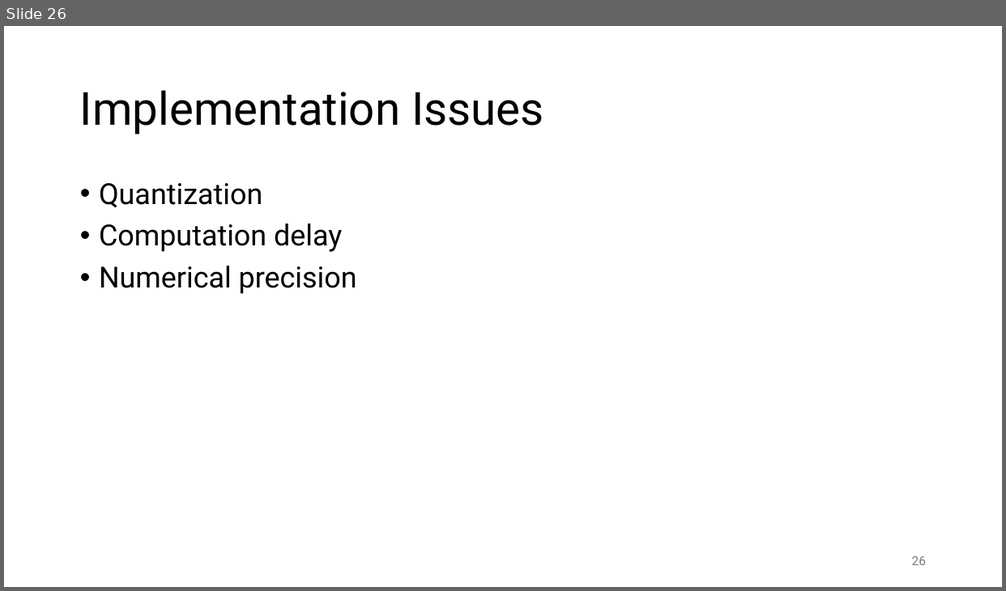
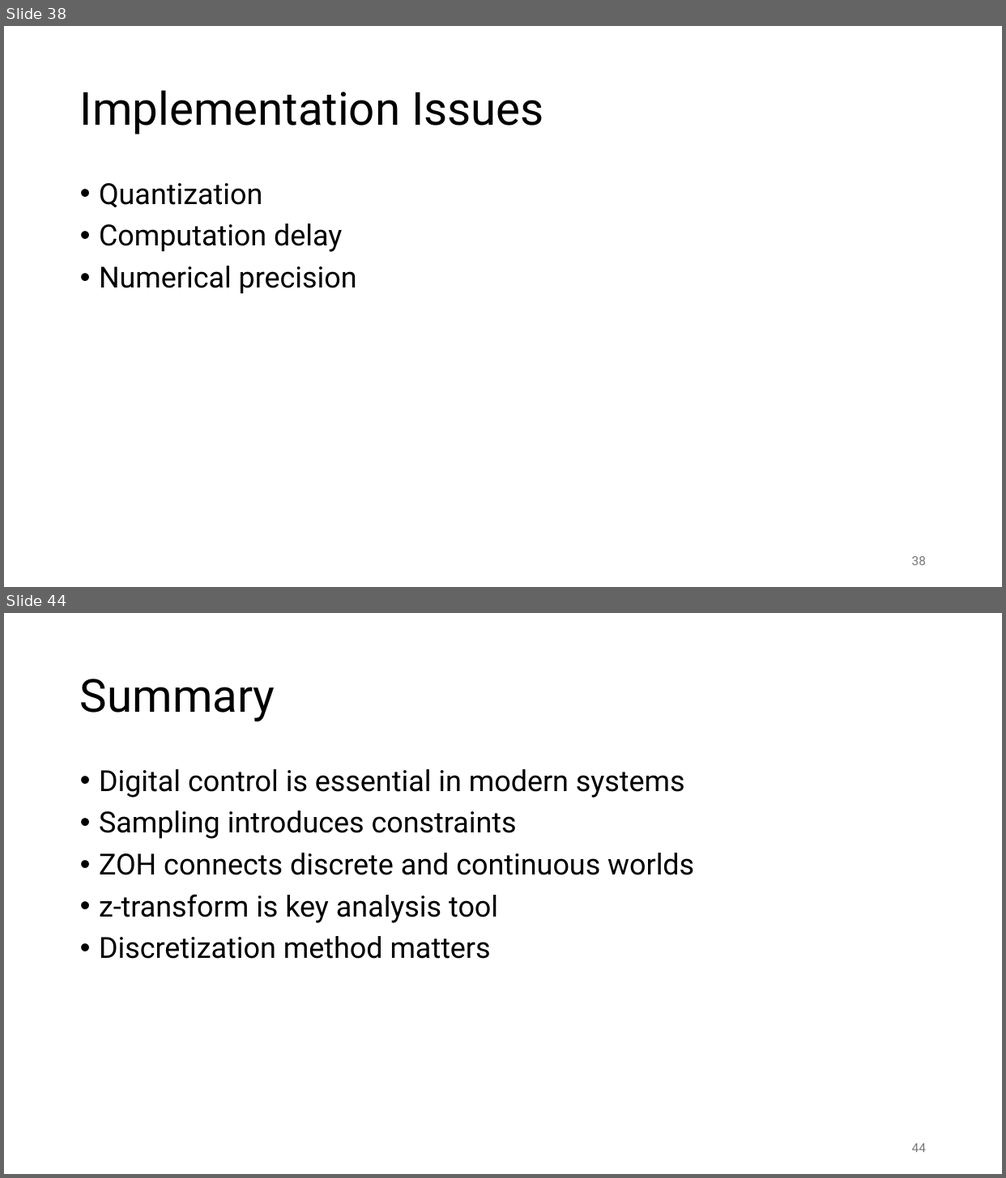
Before and after one commit to FelixWick/control_engineering, a slide deck: slides/6_discrete_controllers.pptx. Shown one above the other, each under a label of ours: slide 26 before the commit, slides 38 and 44 after it; the slides between them are not shown. The pictures are 1006x591 and 1006x1178 pixels, drawn with LibreOffice and Linux fonts; fonts in the diff are those of the drawing. Boxes give left, top, right and bottom in pixels: in the first picture for what was removed or moved away, otherwise in the second. Text is boxed around its words. In the diff, an @@ line names an element or a change of style, - is before the commit and + after.

Commit message:
structure of discrete-time systems

```diff
--- a/slides/6_discrete_controllers.pptx
+++ b/slides/6_discrete_controllers.pptx
@@ slide 44 added at (x1=4, y1=613, x2=1002, y2=1174), background #FFFFFF @@
@@ title added at (x1=80, y1=679, x2=275, y2=722), 44 pt, text #000000 @@
+Summary
@@ text added at (x1=99, y1=769, x2=694, y2=959), 28 pt, text #000000 @@
+• Digital control is essential in modern systems
+• Sampling introduces constraints
+• ZOH connects discrete and continuous worlds
+• z-transform is key analysis tool
+• Discretization method matters
@@ page number added at (x1=912, y1=1144, x2=926, y2=1152), 12 pt, text #797979 @@
+44
@@ what was slide 26 is now slide 38 @@
@@ page number at (x1=912, y1=557, x2=926, y2=565): text changed @@
-26
+38
```
Also in this commit, not shown: 3 slides changed, 18 other slides added, 1 slide removed.
